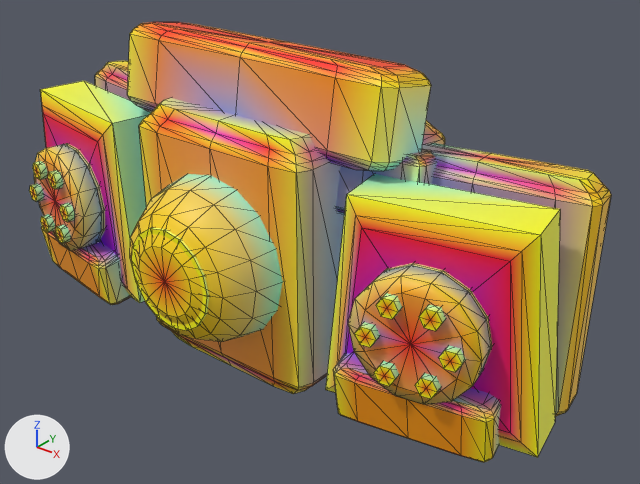
Two versions of the glTF model models/parts/llm_gen_chest_armor_046_9f62e1.glb, one commit apart.
Camera for both pictures: a camera (50 mm lens) standing at (29.3, -37.6, 22.5) and looking at (3.2, -5.1, 2.3). The axes (+X, +Y, +Z) are drawn at lower left. The lights are the same throughout. The older version comes first. Mesh edges are drawn as thin lines. Vertices at exactly the same position are counted once.

Names of what the first picture shows: 'adapter_pectoral_frame_l', 'adapter_pectoral_frame_r', 'adapter_sternum_collar_dark', 'addon_collar_gorget_8_wing_white', 'addon_pec_vent_7_gold_l', 'addon_pec_vent_7_gold_r', 'graft_collar_vent_10_psycho_emerald_r', 'mega_emitter_bell_1_gold', 'mega_housing_center_0_fuselage', 'rib_heatsink_fin_3_wing_white_l', 'rib_heatsink_fin_3_wing_white_r', 'servo_4_bolts_gold_r', 'servo_4_servo_accent_l', 'servo_4_servo_accent_r' and 2 more.
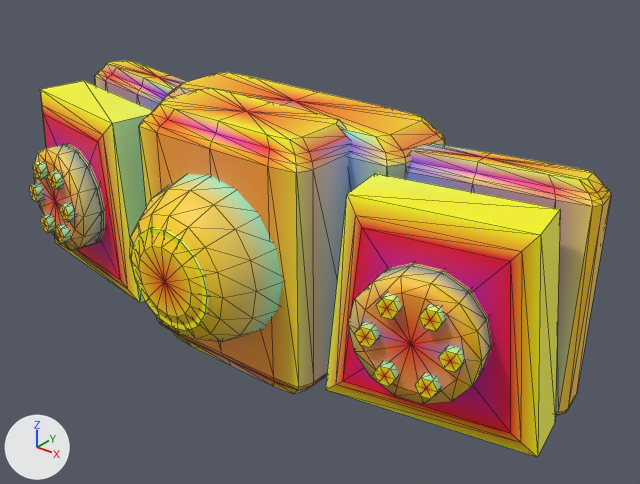
Boxes [x1, y1, x2, y2] around the edits, measured in the pictures (640 x 484 px):
'addon_collar_gorget_8_wing_white', deleted: before [127, 22, 431, 171]
'addon_pec_vent_7_gold_r', deleted: before [333, 353, 501, 462]
'addon_pec_vent_7_gold_l', deleted: before [41, 227, 131, 305]
'graft_collar_vent_10_psycho_emerald_r', deleted: before [336, 149, 437, 214]
part 1 of me_adapter_sternum_collar_dark, recoloured: before [422, 121, 445, 146]; after [161, 72, 445, 193]
part 2 of me_adapter_pectoral_frame_r, recoloured: before [422, 143, 593, 209]; after [406, 143, 593, 209]
part 3 of me_mega_housing_center_0_fuselage, recoloured: before [139, 98, 345, 324]; after [139, 88, 351, 324]
part 4 of me_mega_emitter_bell_1_gold, edited (looks the same): [152, 175, 283, 291] in both
part 5 of me_rib_heatsink_fin_3_wing_white_r, recoloured: [326, 174, 560, 455] in both
part 6 of me_rib_heatsink_fin_3_wing_white_r, recoloured: [339, 224, 510, 432] in both
part 7 of me_rib_heatsink_fin_3_wing_white_r, recoloured: before [498, 296, 521, 442]; after [343, 296, 521, 442]
part 8 of me_rib_heatsink_fin_3_wing_white_l, recoloured: [47, 81, 151, 302] in both
part 9 of me_rib_heatsink_fin_3_wing_white_l, edited (looks the same): [112, 115, 148, 303] in both
part 10 of me_rib_heatsink_fin_3_wing_white_l, recoloured: before [91, 140, 127, 288]; after [55, 140, 127, 288]
part 11 of me_servo_4_servo_accent_r, edited (looks the same): [348, 265, 492, 404] in both
part 12 of me_servo_4_servo_accent_l, edited (looks the same): [40, 144, 105, 251] in both
'adapter_pectoral_frame_l', unchanged, uncovered by the edit: before [95, 61, 131, 101]; after [95, 61, 188, 110]

The change, as a list of edits to the scene's bpy script:
```text
Change me_adapter_sternum_collar_dark:
    where me_adapter_sternum_collar_dark.from_pydata(...)  # 114 vertices, 224 faces; spans x -8.2..8.2, y -5.9..-0.5, z -4.4..8.8
    me_adapter_sternum_collar_dark part 1: 94 faces centred in x -8.2..8.2, y -5.9..-1.1, z -4.3..8.8 are repainted in the vertex colours, in many colours
Change me_adapter_pectoral_frame_r:
    where me_adapter_pectoral_frame_r.from_pydata(...)  # 114 vertices, 224 faces; spans x 5.34..17.06, y -6.14..-0.66, z -3.86..8.26
    me_adapter_pectoral_frame_r part 2: 88 faces centred in x 5.48..16.43, y -6.01..-1.73, z -3.69..8.23 are repainted in the vertex colours, in many colours
Change me_mega_housing_center_0_fuselage:
    where me_mega_housing_center_0_fuselage.from_pydata(...)  # 114 vertices, 224 faces; spans x -5.61..5.61, y -9.5..-4.2, z -4.78..9.18
    me_mega_housing_center_0_fuselage part 3: 106 faces centred in x -5.61..5.61, y -9.5..-4.2, z -4.59..9.18 are repainted in the vertex colours, in many colours
Change me_mega_emitter_bell_1_gold:
    where me_mega_emitter_bell_1_gold.from_pydata(...)  # 66 vertices, 128 faces; spans x -4.49..4.49, y -12.97..-9.1, z -2.29..6.69
    me_mega_emitter_bell_1_gold part 4: 26 faces centred in x -4.24..4.13, y -11.88..-9.71, z -0.05..6.44 are repainted in the vertex colours; the middle colour goes from yellow #ecd370 to yellow #efd366
Change me_rib_heatsink_fin_3_wing_white_r:
    where me_rib_heatsink_fin_3_wing_white_r.from_pydata(...)  # 26 vertices, 48 faces; spans x 6.36..17.3, y -9.43..-4.28, z -3.1..7.5
    me_rib_heatsink_fin_3_wing_white_r part 5: 7 faces centred in x 7.45..16.56, y -9.19..-6.63, z -2.86..7.5 are repainted in the vertex colours; the middle colour goes from yellow #f8ff42 to yellow #ffff00
    me_rib_heatsink_fin_3_wing_white_r part 6: 6 faces centred in x 8.09..14.6, y -9.33..-8.28, z -2.06..3.72 are repainted in the vertex colours; the middle colour goes from pink #bb00bc to red #fc002e
    me_rib_heatsink_fin_3_wing_white_r part 7: 3 faces centred in x 13.49..16.08, y -8.37..-7.94, z -2.21..3.57 are repainted in the vertex colours; the middle colour goes from orange #f3a356 to orange #ffa300
Change me_rib_heatsink_fin_3_wing_white_l:
    where me_rib_heatsink_fin_3_wing_white_l.from_pydata(...)  # 26 vertices, 48 faces; spans x -17.3..-6.36, y -9.43..-4.28, z -3.1..7.5
    me_rib_heatsink_fin_3_wing_white_l part 8: 6 faces centred in x -13.6..-7.45, y -9.19..-6.63, z -2.86..7.5 are repainted in the vertex colours; the middle colour goes from yellow #f8ff42 to yellow #fcff2e
    me_rib_heatsink_fin_3_wing_white_l part 9: 3 faces centred in x -12.78..-6.86, y -8.13..-5.13, z 0.43..7.26 are repainted in the vertex colours; the middle colour goes from green #8affdc to green #a3ffc5
    me_rib_heatsink_fin_3_wing_white_l part 10: 8 faces centred in x -16.08..-8.09, y -9.33..-7.97, z -2.21..3.72 are repainted in the vertex colours; the middle colour goes from pink #eb006b to red #ff0000
Change me_servo_4_servo_accent_r:
    where me_servo_4_servo_accent_r.from_pydata(...)  # 116 vertices, 224 faces; spans x 8.79..15.28, y -10.66..-7.12, z -0.81..5.21
    me_servo_4_servo_accent_r part 11: 76 faces centred in x 9.02..15.05, y -10.6..-7.67, z -0.81..5.21 are repainted in the vertex colours, in many colours
Change me_servo_4_servo_accent_l:
    where me_servo_4_servo_accent_l.from_pydata(...)  # 116 vertices, 224 faces; spans x -15.28..-8.79, y -10.66..-7.12, z -0.81..5.21
    me_servo_4_servo_accent_l part 12: 74 faces centred in x -15.05..-9.02, y -10.58..-7.67, z -0.81..5.21 are repainted in the vertex colours, in many colours
Remove ob_addon_pec_vent_7_gold_r:
    ob_addon_pec_vent_7_gold_r = bpy.data.objects.new('addon_pec_vent_7_gold_r', me_addon_pec_vent_7_gold_r)
Remove ob_addon_pec_vent_7_gold_l:
    ob_addon_pec_vent_7_gold_l = bpy.data.objects.new('addon_pec_vent_7_gold_l', me_addon_pec_vent_7_gold_l)
Remove ob_addon_collar_gorget_8_wing_white:
    ob_addon_collar_gorget_8_wing_white = bpy.data.objects.new('addon_collar_gorget_8_wing_white', me_addon_collar_gorget_8_wing_white)
Remove ob_graft_collar_vent_10_psycho_emerald_r:
    ob_graft_collar_vent_10_psycho_emerald_r = bpy.data.objects.new('graft_collar_vent_10_psycho_emerald_r', me_graft_collar_vent_10_psycho_emerald_r)
```
